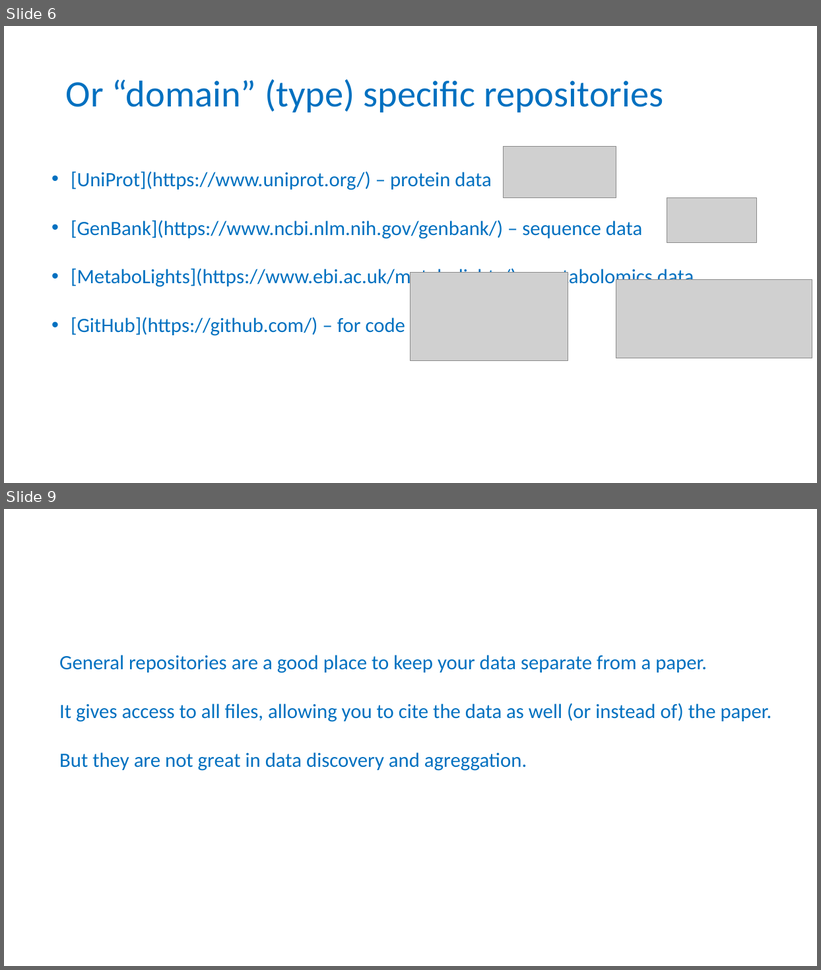
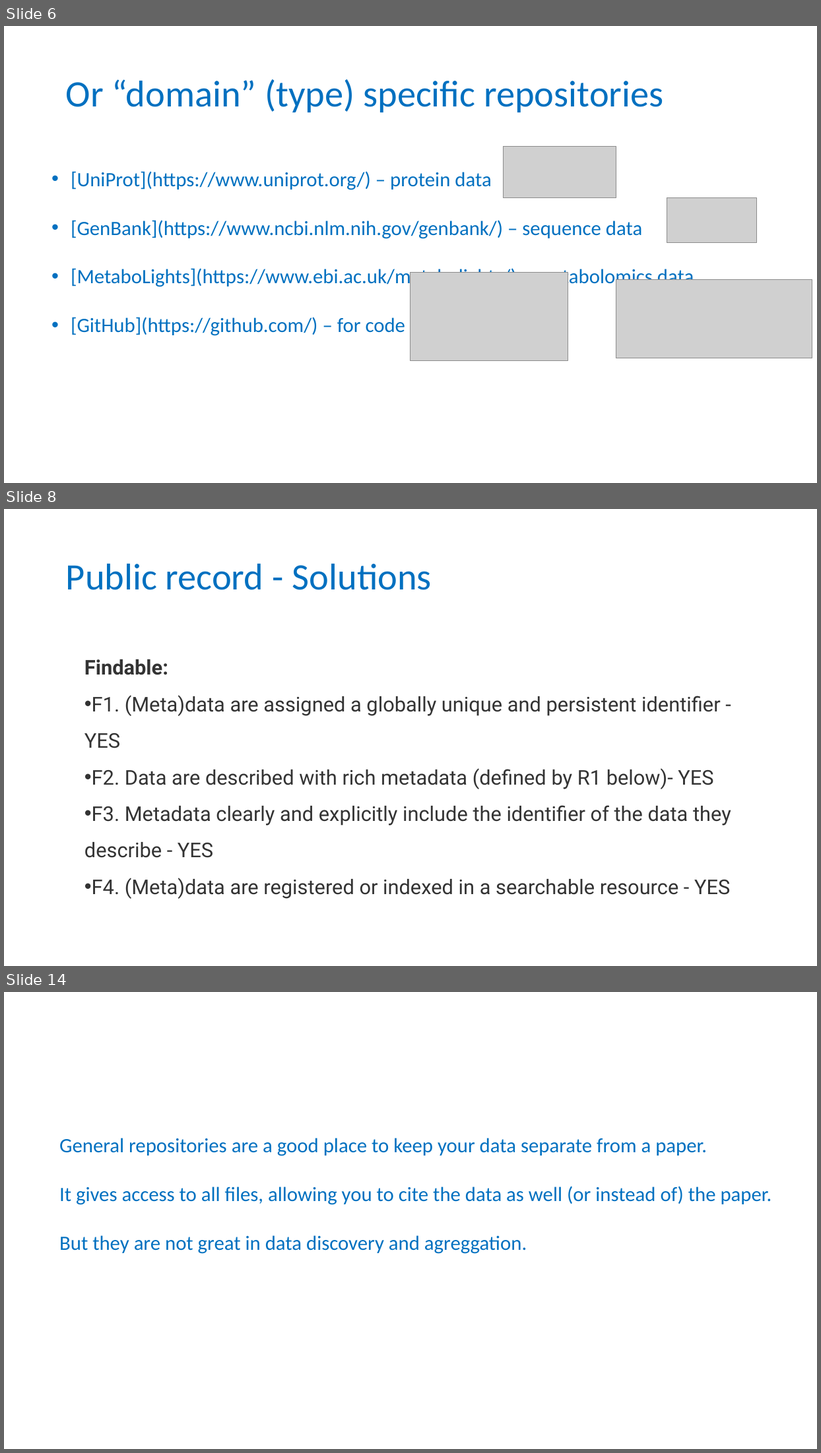
Before and after one commit to tobyhodges/solid-waddle, a slide deck: instructors/13-Repositories_v2.0.pptx. Shown one above the other, each under a label of ours: slides 6 and 9 before the commit, slides 6, 8 and 14 after it; the slides between them are not shown. The pictures are 821x970 and 821x1453 pixels, drawn with LibreOffice and Linux fonts; fonts in the diff are those of the drawing; grey boxes stand for pictures; background and template pictures are left out. Boxes give left, top, right and bottom in pixels: in the first picture for what was removed or moved away, otherwise in the second. Text is boxed around its words. In the diff, an @@ line names an element or a change of style, - is before the commit and + after.

Commit message:
modified slides for data repositories

```diff
--- a/instructors/13-Repositories_v2.0.pptx
+++ b/instructors/13-Repositories_v2.0.pptx
@@ slide 8 added at bbox=[4, 509, 817, 966], background #FFFFFF @@
@@ title added at bbox=[66, 563, 432, 590], 44 pt, text #0070C0 @@
+Public record - Solutions
@@ text added at bbox=[85, 659, 731, 899], 24 pt, text #333333 @@
+Findable:
+• F1. (Meta)data are assigned a globally unique and persistent identifier - YES
+• F2. Data are described with rich metadata (defined by R1 below)- YES
+• F3. Metadata clearly and explicitly include the identifier of the data they describe - YES
+• F4. (Meta)data are registered or indexed in a searchable resource - YES
@@ what was slide 9 is now slide 14 @@
```
Also in this commit, not shown: 5 slides changed, 7 other slides added.
